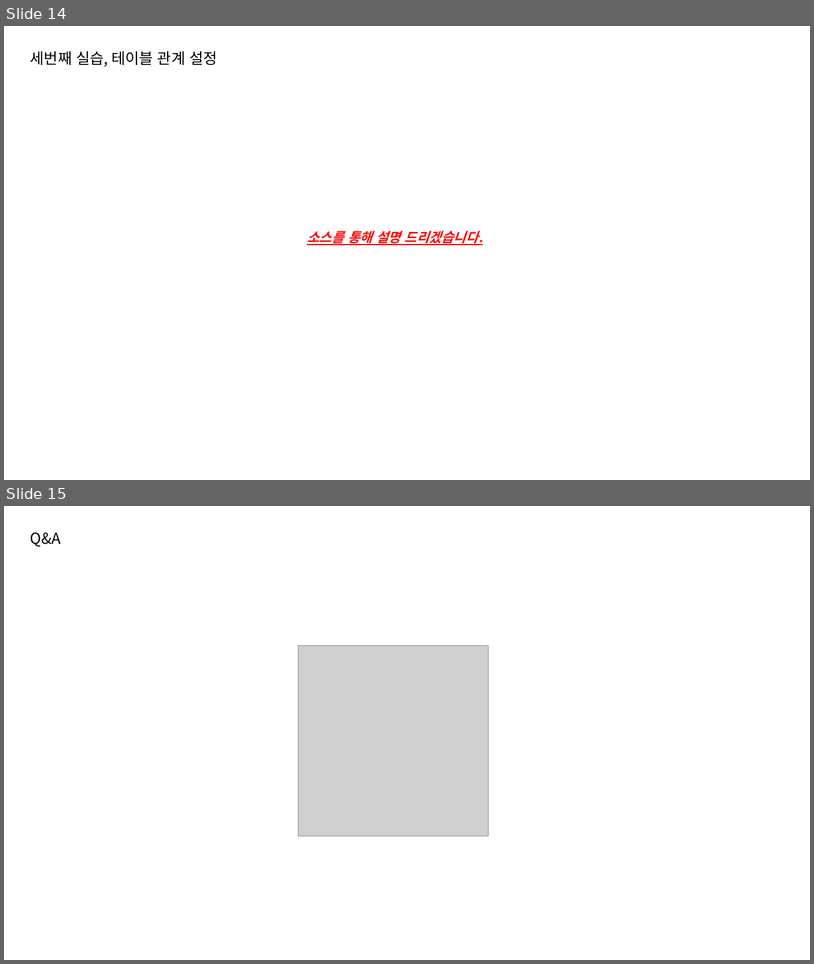
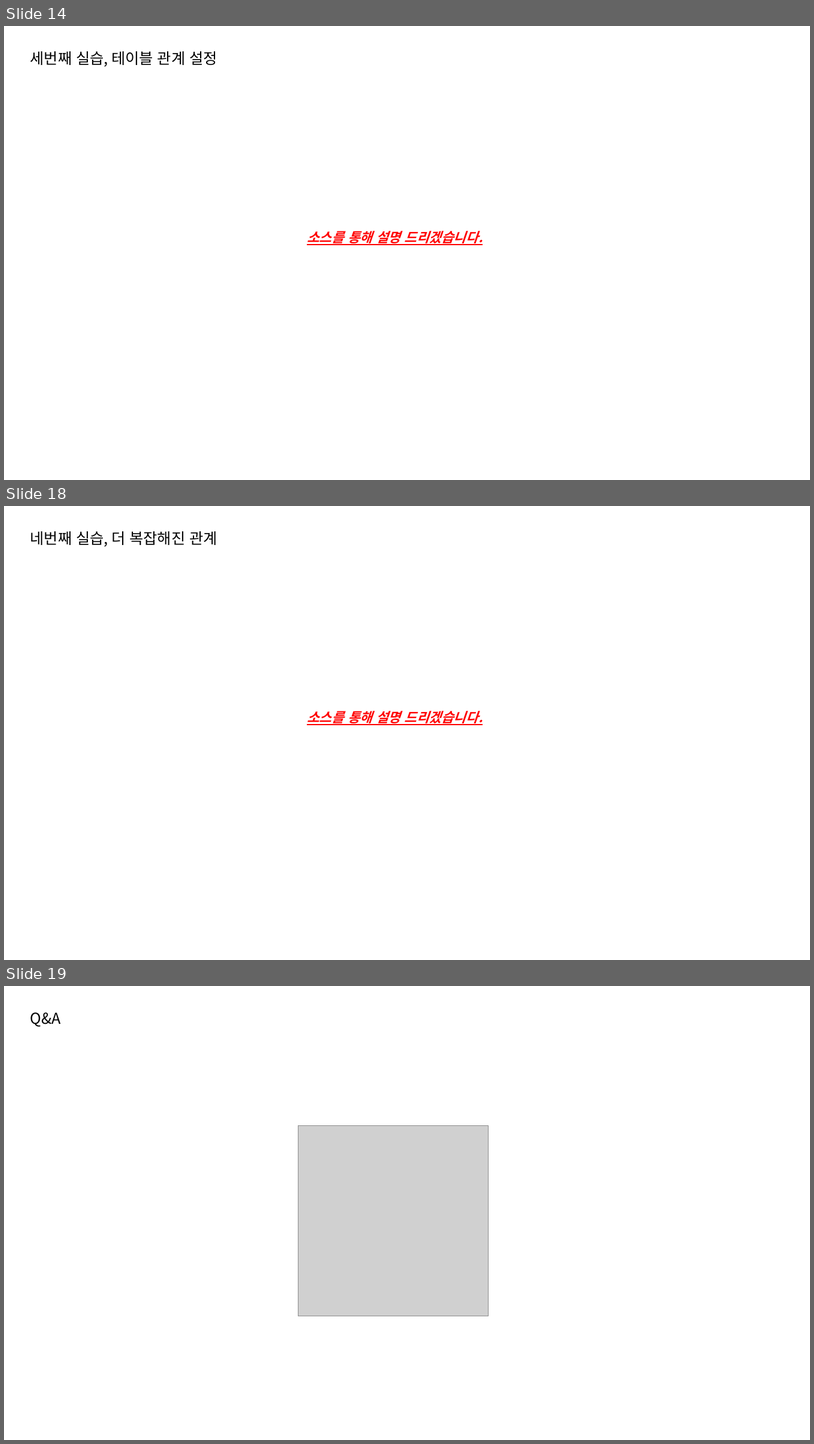
Before and after one commit to JuEunSung/JPA_Hibetnate_Study, a slide deck: hibernate_study/doc/JPA 세미나 발표 자료.pptx. Shown one above the other, each under a label of ours: slides 14 and 15 before the commit, slides 14, 18 and 19 after it; the slides between them are not shown. The pictures are 814x964 and 814x1444 pixels, drawn with LibreOffice and Linux fonts; fonts in the diff are those of the drawing; grey boxes stand for pictures. Boxes give left, top, right and bottom in pixels: in the first picture for what was removed or moved away, otherwise in the second. Text is boxed around its words. In the diff, an @@ line names an element or a change of style, - is before the commit and + after.

```diff
--- a/hibernate_study/doc/JPA 세미나 발표 자료.pptx
+++ b/hibernate_study/doc/JPA 세미나 발표 자료.pptx
@@ slide 18 added at <box>4,506,810,960</box>, background #FFFFFF @@
@@ text added at <box>30,531,217,547</box>, 18 pt, text #000000 @@
+네번째 실습, 더 복잡해진 관계
@@ text added at <box>307,711,483,725</box>, 16 pt, text #FF0000, bold, italic, underline @@
+소스를 통해 설명 드리겠습니다.
@@ what was slide 15 is now slide 19 @@
```
Also in this commit, not shown: 3 other slides added, 18 other files.
